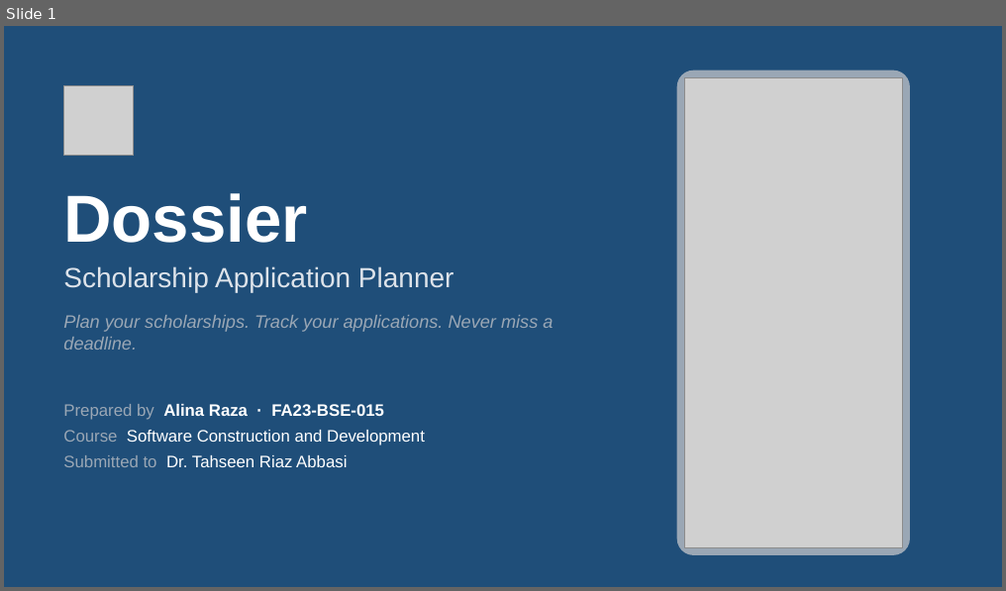
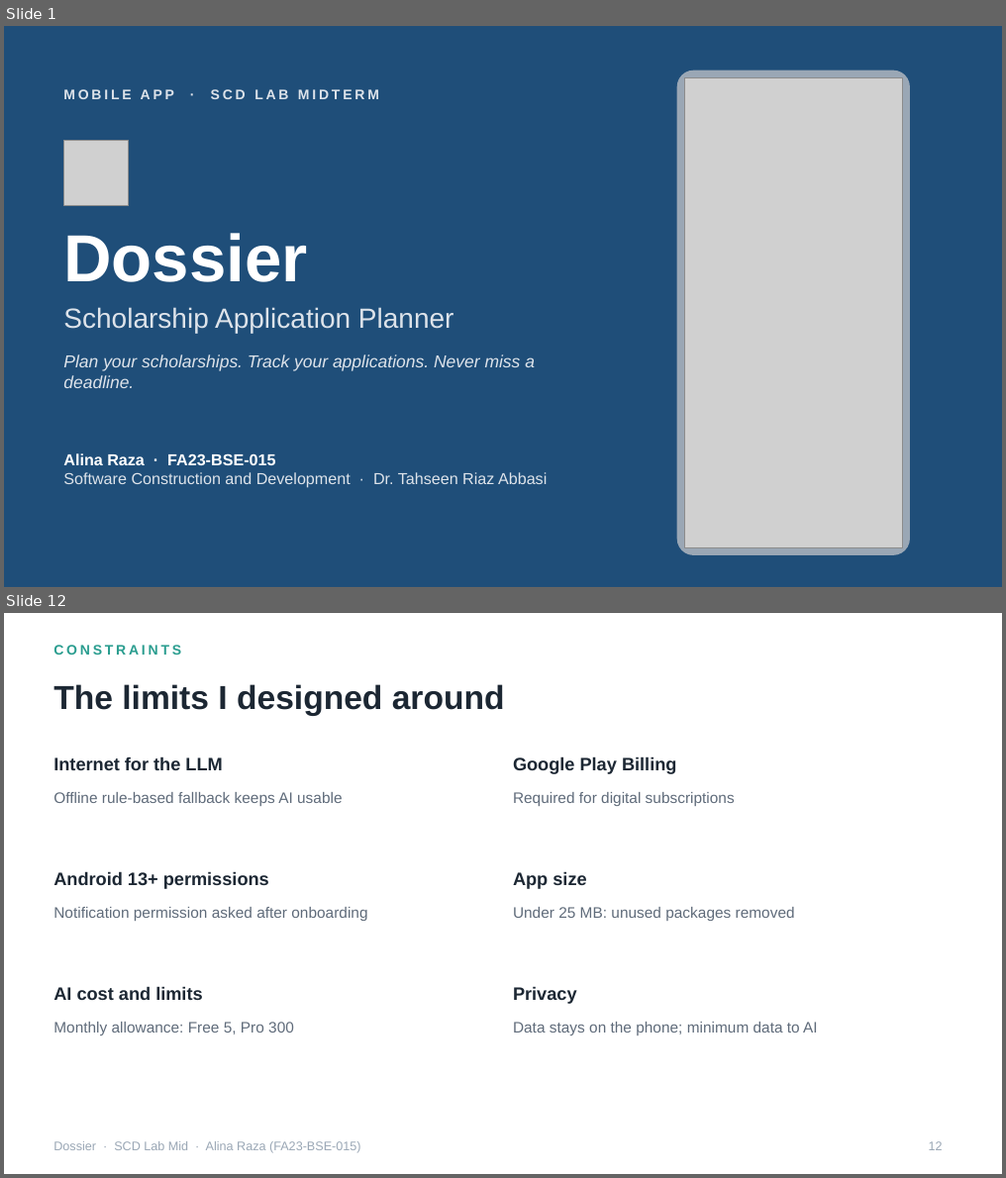
Before and after one commit to alinaraza2017/dossier, a slide deck: presentation_prep/02_Dossier_SCD_Lab_Mid.pptx. Shown one above the other, each under a label of ours: slide 1 before the commit, slides 1 and 12 after it; the slides between them are not shown. The pictures are 1006x591 and 1006x1178 pixels, drawn with LibreOffice and Linux fonts; fonts in the diff are those of the drawing; grey boxes stand for pictures. Boxes give left, top, right and bottom in pixels: in the first picture for what was removed or moved away, otherwise in the second. Text is boxed around its words. In the diff, an @@ line names an element or a change of style, - is before the commit and + after.

```diff
--- a/presentation_prep/02_Dossier_SCD_Lab_Mid.pptx
+++ b/presentation_prep/02_Dossier_SCD_Lab_Mid.pptx
@@ slide 12 added at (4, 613, 1002, 1174), background #FFFFFF @@
@@ text added at (54, 645, 181, 655), 10 pt, text #2A9D8F, bold @@
+CONSTRAINTS
@@ title added at (54, 684, 505, 716), 24 pt, text #1C2733, bold @@
+The limits I designed around
@@ text added at (54, 757, 222, 770), 13 pt, text #1C2733, bold @@
+Internet for the LLM
@@ text added at (513, 757, 676, 774), 13 pt, text #1C2733, bold @@
+Google Play Billing
@@ text added at (54, 792, 342, 806), 11 pt, text #5F6B7A @@
+Offline rule-based fallback keeps AI usable
@@ text added at (513, 792, 735, 806), 11 pt, text #5F6B7A @@
+Required for digital subscriptions
@@ text added at (54, 871, 269, 889), 13 pt, text #1C2733, bold @@
+Android 13+ permissions
@@ text added at (513, 871, 586, 889), 13 pt, text #1C2733, bold @@
+App size
@@ text added at (54, 907, 367, 921), 11 pt, text #5F6B7A @@
+Notification permission asked after onboarding
@@ text added at (513, 907, 795, 921), 11 pt, text #5F6B7A @@
+Under 25 MB: unused packages removed
@@ text added at (54, 986, 202, 1000), 13 pt, text #1C2733, bold @@
+AI cost and limits
@@ text added at (513, 986, 577, 1004), 13 pt, text #1C2733, bold @@
+Privacy
@@ text added at (54, 1022, 294, 1036), 11 pt, text #5F6B7A @@
+Monthly allowance: Free 5, Pro 300
@@ text added at (513, 1022, 818, 1036), 11 pt, text #5F6B7A @@
+Data stays on the phone; minimum data to AI
@@ text added at (54, 1142, 360, 1154), 9 pt, text #9AA7B5 @@
+Dossier · SCD Lab Mid · Alina Raza (FA23-BSE-015)
@@ page number added at (929, 1142, 943, 1151), 9 pt, text #9AA7B5 @@
+12
@@ slide 1 changed as well @@
@@ text added at (63, 89, 379, 99), 10 pt, text #DDE3EA, bold @@
+MOBILE APP · SCD LAB MIDTERM
@@ picture: place and size @@
-picture at (63, 85, 134, 156)
+picture at (63, 141, 129, 205)
@@ 3 texts: place and size @@
-3 texts at (63, 193, 552, 350)
+3 texts at (63, 233, 535, 388)
@@ text "Plan your scholarships. Track your ..." at (63, 355, 535, 388): size 13 to 12.5 pt, text colour #9AA7B5 to #DDE3EA @@
@@ text at (63, 454, 547, 488): text changed; size 12 to 11.5 pt; text colour #FFFFFF to #DDE3EA @@
-Prepared by Alina Raza · FA23-BSE-015
-Course Software Construction and Development
-Submitted to Dr. Tahseen Riaz Abbasi
+Alina Raza · FA23-BSE-015
+Software Construction and Development · Dr. Tahseen Riaz Abbasi
```
Also in this commit, not shown: 3 other slides changed, 11 other slides added, 29 slides removed, 5 other files.
